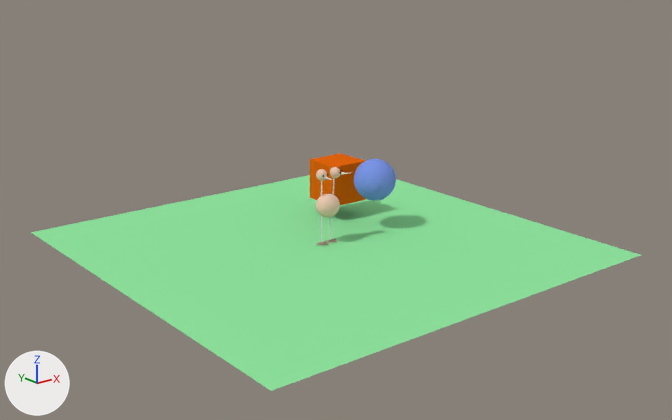
The Blender file doduoNoParticles.blend, before and after one commit.
One viewpoint serves both versions: a camera (50 mm lens) standing at (-24.9, -32.0, 14.3) and looking at (0.4, -0.3, 1.6). Lighting does not change. The marker at lower left points along +X, +Y and +Z.
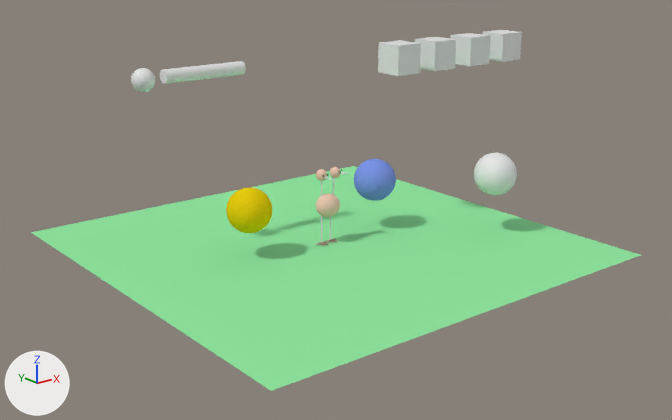
Changed parts and their boxes [x1, y1, x2, y2] in the pictures (672 x 420 px):
'Cube', recoloured, moved, rescaled (31% narrower, 39% shorter)
    before: [309, 153, 366, 206]
    after: [483, 30, 522, 62]
'Sphere.001', added (yellow)
    after: [226, 187, 272, 233]
'Sphere.002', added
    after: [474, 152, 517, 195]
'Cube.001', added
    after: [378, 40, 421, 76]
'Cylinder', added
    after: [160, 61, 246, 84]
'Cube.002', added
    after: [415, 37, 456, 71]
'Cube.003', added
    after: [450, 33, 491, 66]
'Sphere.003', added
    after: [131, 68, 155, 92]

The edits, one by one:
Material 'Material.001' (mat_material_001) is new.
Its base color is (0.8, 0.593, 0.00517) (yellow #e7ca10).
me_cube has 8 vertices, 6 faces and spans x -1.0..1.0, y -1.0..1.0, z -1.0..1.0.
me_cube no longer uses material mat_cubematerial (orange #e7670f).
Mesh me_sphere_009 is new.
It is a UV sphere (32 segments, 16 rings, poles along z) spanning x -1.0..1.0, y -1.0..1.0, z -1.0..1.0.
It uses material mat_material_001 (yellow #e7ca10).
Mesh me_sphere_011 is new.
It is a UV sphere (32 segments, 16 rings, poles along z) spanning x -1.0..1.0, y -1.0..1.0, z -1.0..1.0.
Mesh me_sphere_012 is new.
It is a UV sphere (32 segments, 16 rings, poles along z) spanning x -1.0..1.0, y -1.0..1.0, z -1.0..1.0.
Mesh me_cylinder_008 is new.
It is a 32-sided cylinder along z spanning x -1.0..1.0, y -1.0..1.0, z -1.0..1.0.
Object 'Cube' (ob_cube) moves from (3.21, 3.09, 1.82) to (12.07, 0.61, 8.0).
Object 'Cube' (ob_cube) is rescaled from (1.0, 1.0, 1.0) to (0.7, 0.7, 0.7).
Object 'Cube.001' (ob_cube_001) is new; it shows a copy of the mesh of ob_cube.
Its location is (4.94, 0.61, 8.0).
Its scale is (0.7, 0.7, 0.7).
Object 'Cube.002' (ob_cube_002) is new; it shows a copy of the mesh of ob_cube.
Its location is (7.29, 0.61, 8.0).
Its scale is (0.7, 0.7, 0.7).
Object 'Cube.003' (ob_cube_003) is new; it shows a copy of the mesh of ob_cube.
Its location is (9.72, 0.61, 8.0).
Its scale is (0.7, 0.7, 0.7).
Object 'Sphere.001' (ob_sphere_001) is new; it shows me_sphere_009.
Its location is (-3.7, 0.61, 2.16).
Its rotation in degrees is (-42, 0, 0).
Object 'Sphere.002' (ob_sphere_002) is new; it shows me_sphere_011.
Its location is (7.22, -3.68, 2.86).
Object 'Sphere.003' (ob_sphere_003) is new; it shows me_sphere_012.
Its location is (-6.89, 3.54, 7.8).
Its scale is (0.5, 0.5, 0.5).
Object 'Cylinder' (ob_cylinder) is new; it shows me_cylinder_008.
Its location is (-3.92, 3.61, 7.83).
Its rotation in degrees is (0, 90, 0).
Its scale is (0.3, 0.3, 2.0).
